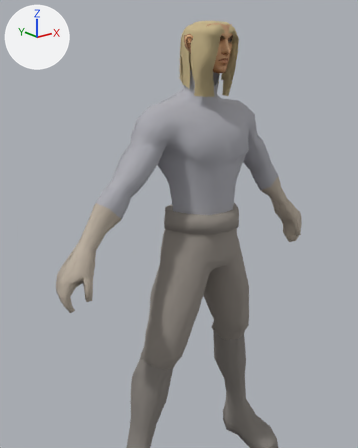
The glTF model assets/models/profile_base.glb: old version first, new version second.
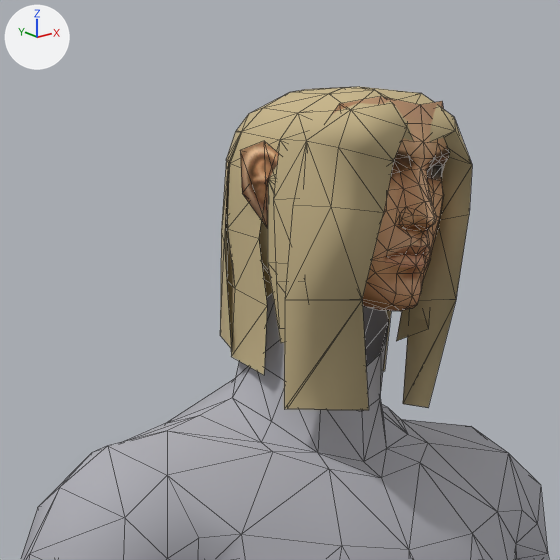
Old and new are each drawn from a 50 mm lens placed at (-0.291, -0.326, 0.407), pointed at (-0.049, -0.024, 0.287) and again close up on the part from 36% to 72% of the width and 0% to 29% of the height. The lights are fixed; the arrows at upper left show +X, +Y and +Z. The first two pictures are the older version. The close-ups show mesh edges as thin lines. Vertices at exactly the same position are counted once.

Objects in the first close-up: 'MFighter_m000_h.mo', 'MFighter_m000_u.mo'.
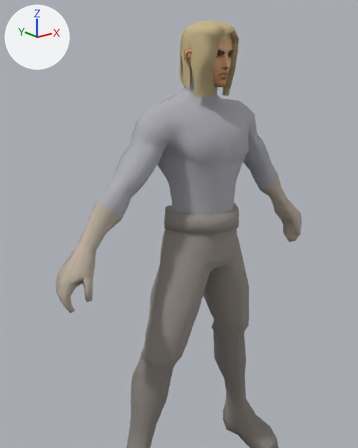
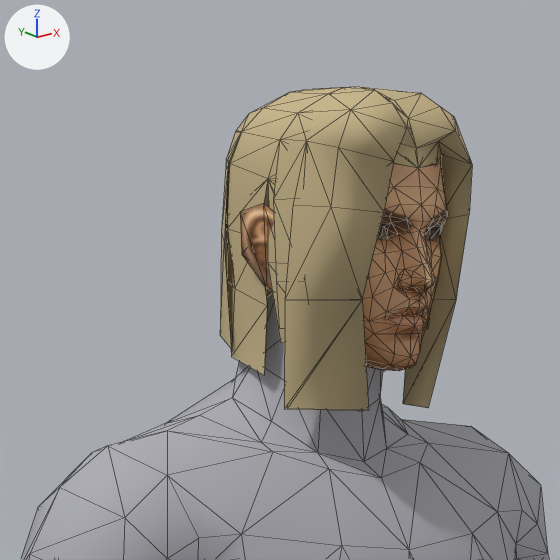
Boxes (x1, y1, x2, y2) around the edits, measured in the close-ups (560 x 560 px; the box of a moved part takes in the faces that stretch with it):
part 1 of me_mfighter_m000_h_md, moved or reshaped: before (240, 96, 450, 311); after (240, 163, 448, 371)

Edits to the bpy script that builds the scene:
```text
Change me_mfighter_m000_h_md:
    where me_mfighter_m000_h_md.from_pydata(...)  # 419 vertices, 708 faces; spans x -0.0213..0.0213, y -0.0267..0.023, z 0.3856..0.4449
    used by ob_mfighter_m000_h_mo; location = (0.0, 0.0, 0.0)
    me_mfighter_m000_h_md part 1: the loose piece of 191 vertices spanning x -0.0213..0.0213, y -0.0267..0.0044, z 0.4038..0.4415 is moved by (0.0, 0.0, -0.011)
```
